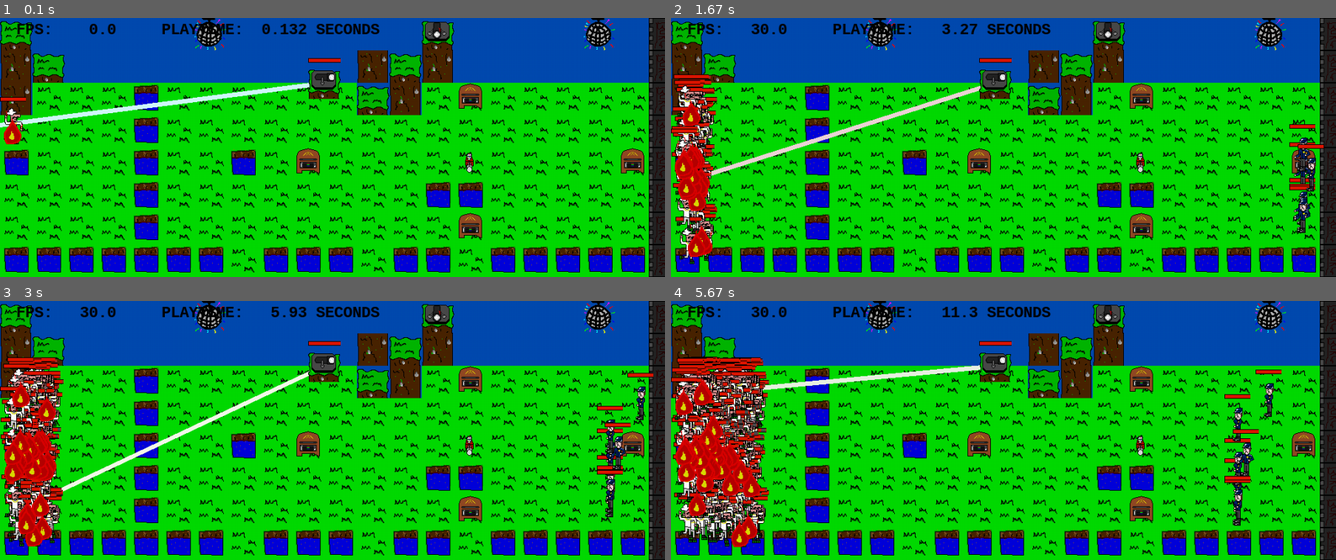
Above: before the commit, frames 1-4 (two rows, left to right).
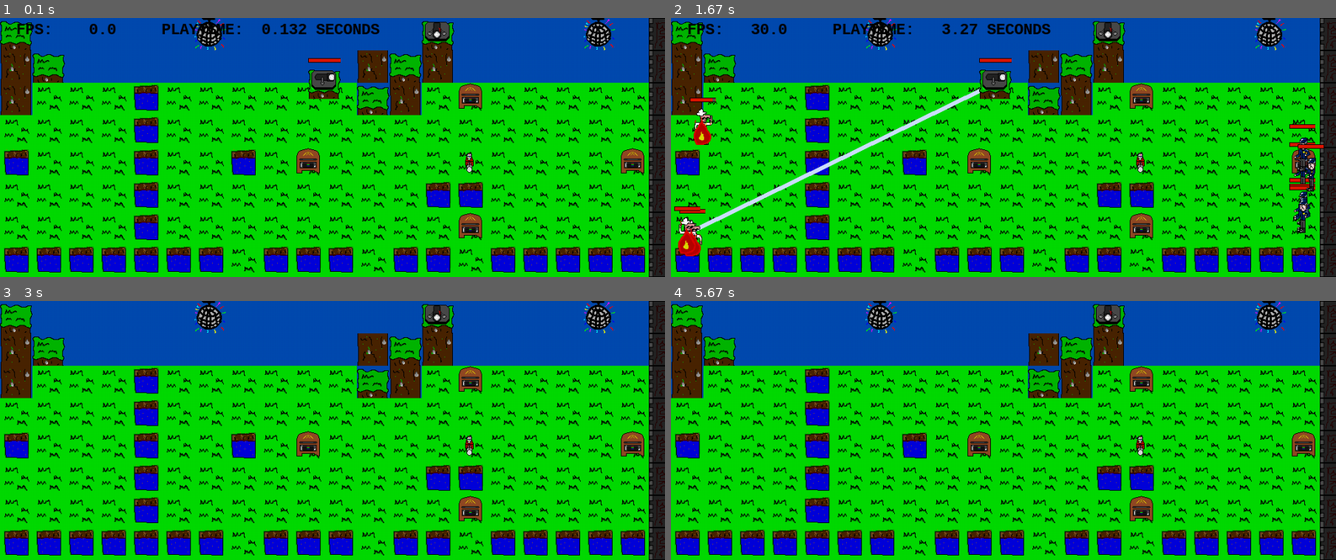
Above: after the commit, the same moments.

Repository: ferrisvienna/Disco_Defense
Game: pygame game, started from discodefense.py
Two runs of this game, one before a commit and one after it. Both use one fixed random seed, a clock stepped at 60 frames per second and the inputs below.
Inputs:
- Up to frame 1 (0.1 s): no input
- Up to frame 2 (1.67 s): tap F2 at 0.33 s
- Up to frame 3 (3 s): no input
- Up to frame 4 (5.67 s): no input

The runs differ from the first frame. In frame 1, 1.2% of the frame differs, in the area x 0-47%, y 24-49%; in frame 2, 5.3%; in frame 3, 8.8%; in frame 4, 12%, in the area x 0-92%, y 2-96%.

Commit message:
Added Lag

Diff:
--- a/discodefense.py
+++ b/discodefense.py
@@ -19,7 +19,7 @@
     ACTORSPEEDMIN=10
     DISCTHROWERRANGE=150
     DISCMAXSPEED=100
-    SPAWNRATE =1.05
+    SPAWNRATE =0.05
     SECURITYSPAWNRATE = 0.005
 #rebalance
     def __init__(self):
@@ -265,6 +265,7 @@
                 if self.laserburntime > self.lasermaxburntime:
                       self.reload_time = 0
                       self.laserburntime = 0
+                      t.sleep(2)
                       self.beam = False
 
                 #lasertimer -= seconds
